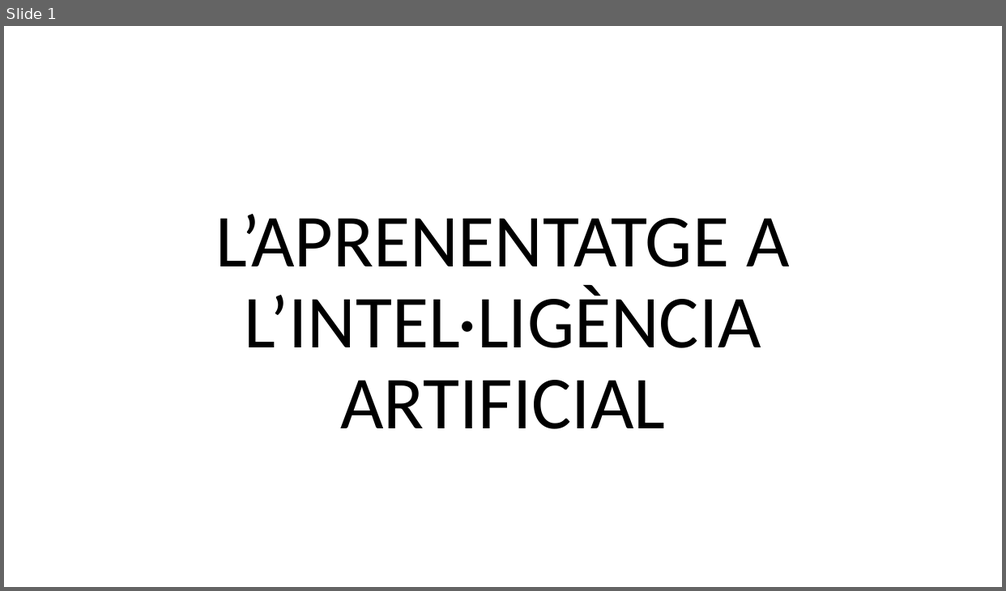
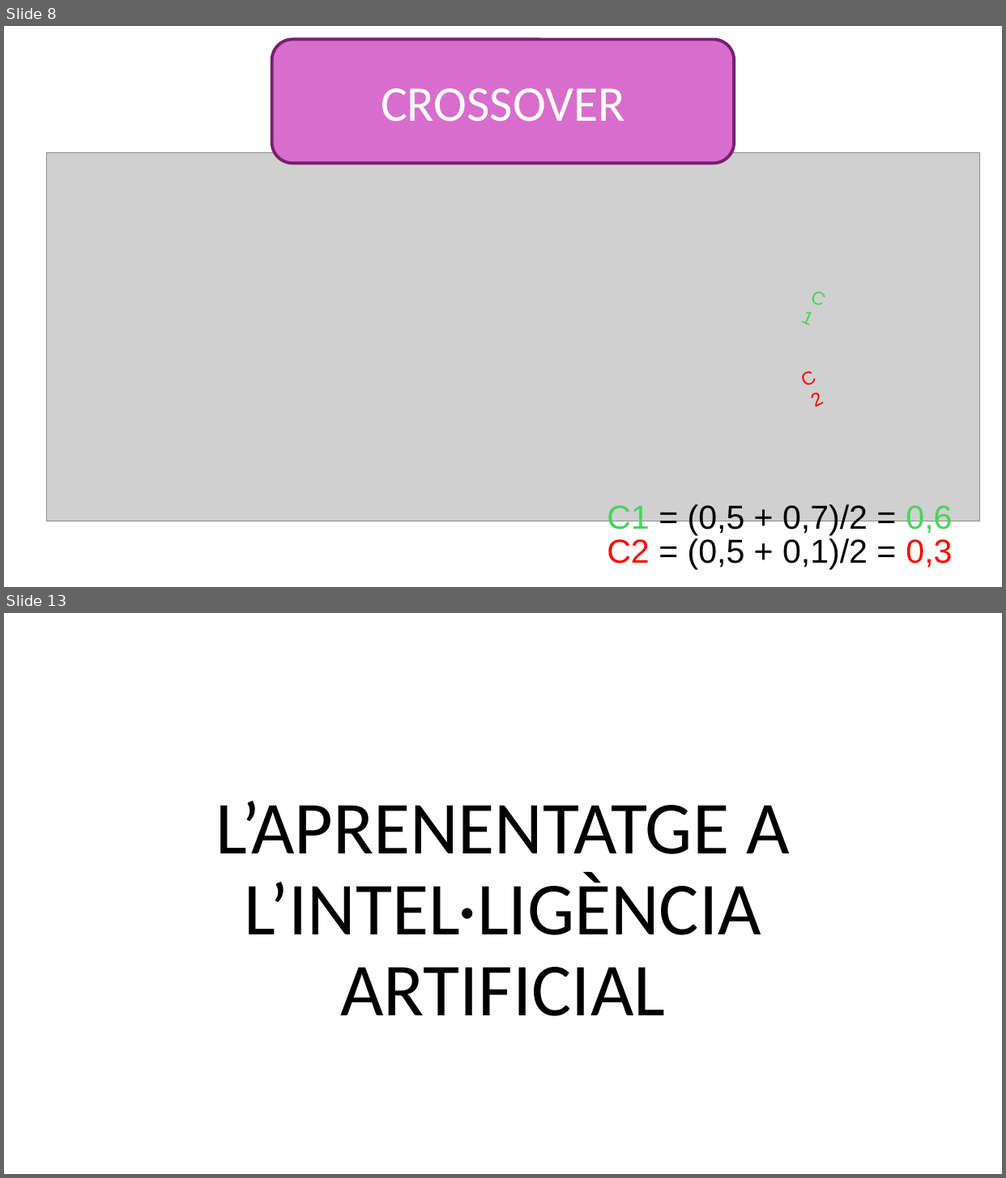
Before and after one commit to FerrerJan/Treball-de-Recerca-IA, a slide deck: TR_ESCRIT/PPT.pptx. Shown one above the other, each under a label of ours: slide 1 before the commit, slides 8 and 13 after it; the slides between them are not shown. The pictures are 1006x591 and 1006x1178 pixels, drawn with LibreOffice and Linux fonts; fonts in the diff are those of the drawing; grey boxes stand for pictures. Boxes give left, top, right and bottom in pixels: in the first picture for what was removed or moved away, otherwise in the second. Text is boxed around its words. In the diff, an @@ line names an element or a change of style, - is before the commit and + after.

```diff
--- a/TR_ESCRIT/PPT.pptx
+++ b/TR_ESCRIT/PPT.pptx
@@ slide 8 added at <box>4,26,1002,587</box>, background #FFFFFF @@
@@ rounded rectangle added at <box>272,40,734,163</box>, fill #D86ECC, outline #78206E 3 pt, 48 pt, text #FFFFFF @@
+CROSSOVER
@@ picture added at <box>47,152,980,522</box> @@
@@ text added at <box>607,506,649,535</box>, 18 pt, text #47D45A @@
+C1
@@ text added at <box>688,505,952,535</box>, 32 pt, text #000000 @@
+C1 = (0,5 + 0,7)/2 = 0,6
@@ text added at <box>607,540,649,564</box>, 18 pt, text #FF0000 @@
+C2
@@ text added at <box>688,539,952,570</box>, 32 pt, text #000000 @@
+C2 = (0,5 + 0,1)/2 = 0,3
@@ what was slide 1 is now slide 13 @@
```
Also in this commit, not shown: 11 other slides added.
